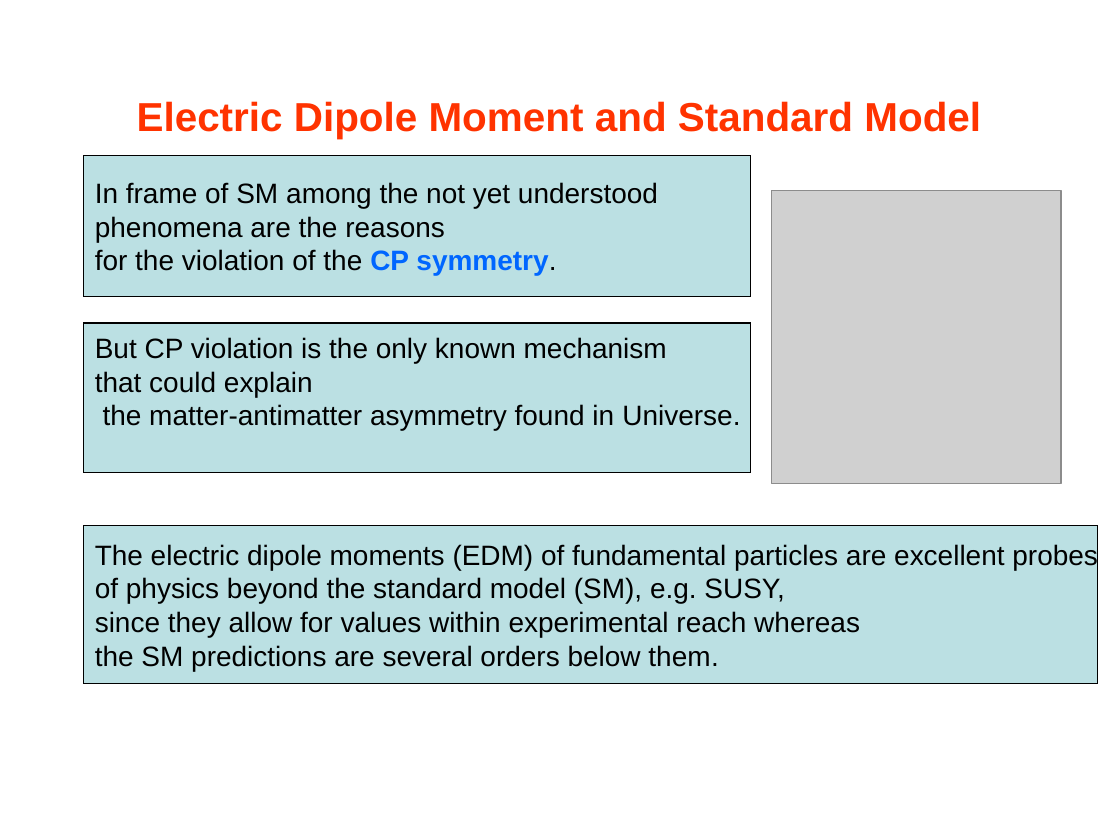
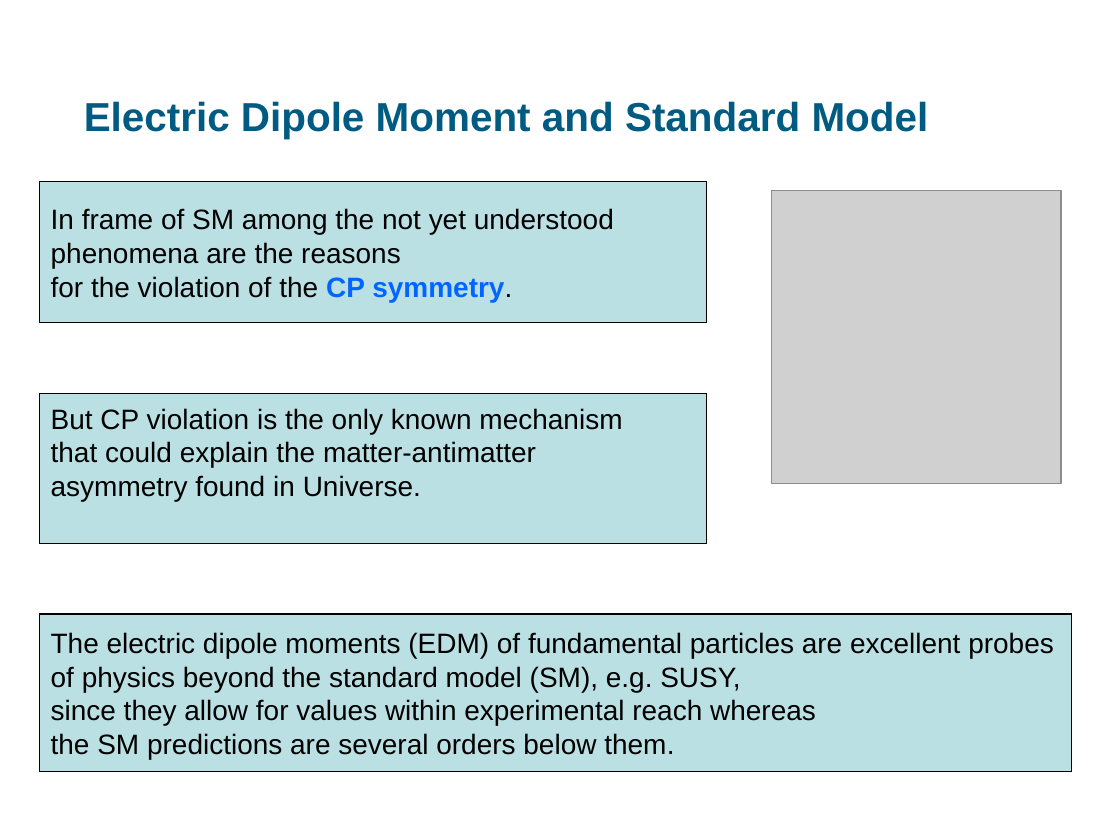
Before and after one commit to AlexAksentyev/EDM, a slide deck: slide 2 of Reports/DPG/DPG_proto.ppt. Drawn at 1120x840 pixels with LibreOffice and Linux fonts; fonts in the diff are those of the drawing; grey boxes stand for pictures. Boxes give left, top, right and bottom in pixels: in the first picture for what was removed or moved away, otherwise in the second. Text is boxed around its words. In the diff, an @@ line names an element or a change of style, - is before the commit and + after.

```diff
--- a/Reports/DPG/DPG_proto.ppt
+++ b/Reports/DPG/DPG_proto.ppt
@@ text "Electric Dipole Moment and Standard ..." at box(84, 101, 929, 139): text colour #FF3300 to #005B82; alignment centre to left @@
@@ rectangle "In frame of SM among ...": place and size @@
-rectangle "In frame of SM among ..." at box(84, 156, 750, 297)
+rectangle "In frame of SM among ..." at box(39, 181, 706, 323)
@@ rectangle "But CP violation is the ...": place and size @@
-rectangle "But CP violation is the ..." at box(84, 323, 750, 473)
+rectangle "But CP violation is the ..." at box(39, 393, 706, 543)
@@ text in rectangle at box(51, 441, 536, 501): spaces changed @@
-that could explain
-the matter-antimatter asymmetry found in Universe.
+that could explain the matter-antimatter
+asymmetry found in Universe.
@@ rectangle "The electric dipole moments (EDM) ...": place and size @@
-rectangle "The electric dipole moments (EDM) ..." at box(84, 525, 1098, 683)
+rectangle "The electric dipole moments (EDM) ..." at box(39, 614, 1071, 772)
```
Also in this commit, not shown: 7 other slides changed, 7 other files.
